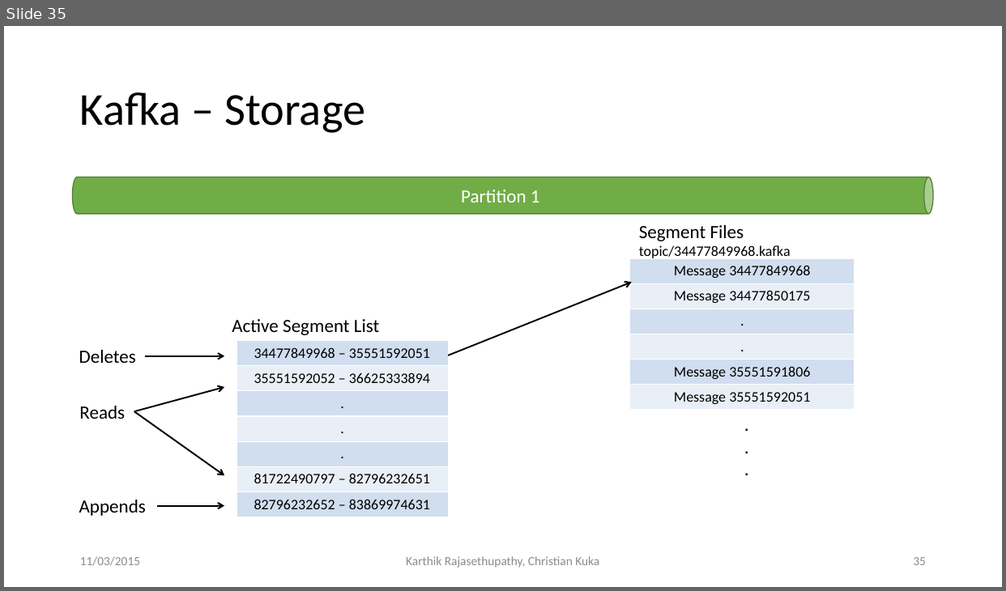
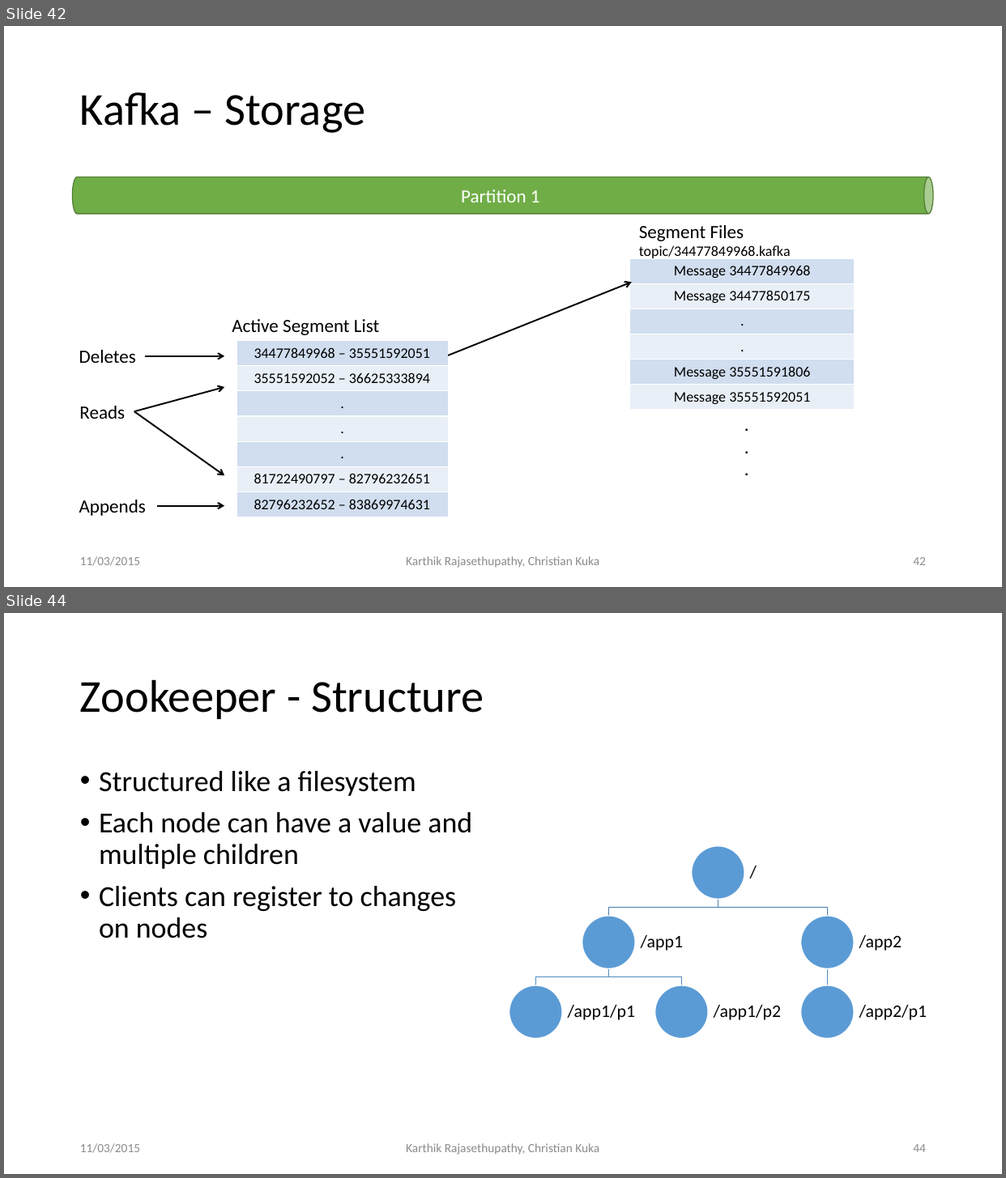
Before and after one commit to ckuka/SHDS, a slide deck: slides/ShanghaiDataScience_Master.pptx. Shown one above the other, each under a label of ours: slide 35 before the commit, slides 42 and 44 after it; the slides between them are not shown. The pictures are 1006x591 and 1006x1178 pixels, drawn with LibreOffice and Linux fonts; fonts in the diff are those of the drawing. Boxes give left, top, right and bottom in pixels: in the first picture for what was removed or moved away, otherwise in the second. Text is boxed around its words. In the diff, an @@ line names an element or a change of style, - is before the commit and + after.

```diff
--- a/slides/ShanghaiDataScience_Master.pptx
+++ b/slides/ShanghaiDataScience_Master.pptx
@@ slide 44 added at (x1=4, y1=613, x2=1002, y2=1174), background #FFFFFF @@
@@ title added at (x1=80, y1=679, x2=484, y2=719), 44 pt, text #000000 @@
+Zookeeper - Structure
@@ text added at (x1=99, y1=771, x2=472, y2=939), 28 pt, text #000000 @@
+• Structured like a filesystem
+• Each node can have a value and multiple children
+• Clients can register to changes on nodes
@@ group added at (x1=509, y1=845, x2=927, y2=1039): 6 ellipses, 6 texts, 5 freeform shapes @@
+/
+/app1
+/app1/p1
+/app1/p2
+/app2
+/app2/p1
@@ text added at (x1=80, y1=1144, x2=140, y2=1153), 12 pt, text #8C8C8C @@
+11/03/2015
@@ text added at (x1=406, y1=1144, x2=599, y2=1155), 12 pt, text #8C8C8C @@
+Karthik Rajasethupathy, Christian Kuka
@@ page number added at (x1=913, y1=1144, x2=926, y2=1152), 12 pt, text #8C8C8C @@
+44
@@ what was slide 35 is now slide 42 @@
@@ page number at (x1=913, y1=557, x2=926, y2=565): text changed @@
-35
+42
```
Also in this commit, not shown: 14 slides changed, 5 other slides added, 5 other files.
